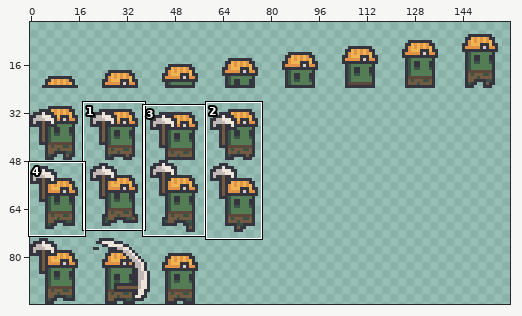
Sprite sheet, stored at assets/entities/undeadMiner.png. The first picture is a wide view before the edit; the outline marks the close-up.
Close-up. The starting point:
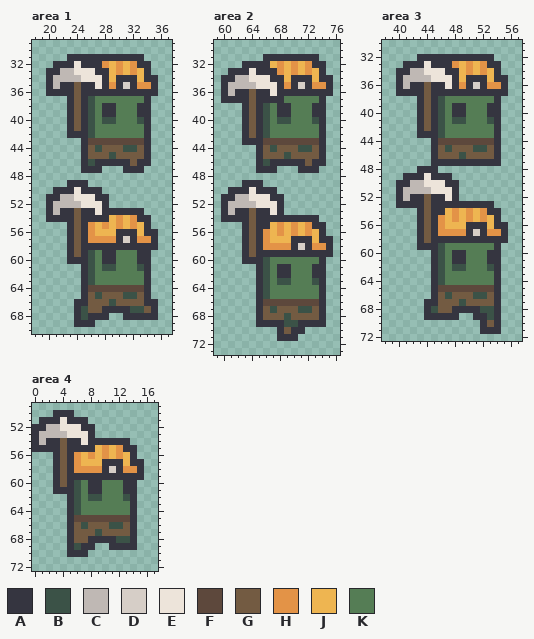
The file is 160x96 pixels. Colours within 5 levels of each other are drawn and written as one. Shown: area 1: x 18..37, y 29..70; area 2: x 59..76, y 29..73; area 3: x 38..57, y 30..72; area 4: x 0..17, y 49..72. The wide view leaves out empty margins. The commit also changed other parts of the picture, which this record leaves out.
Palette (. is transparent): A #353540  B #3b5247  C #bfb8b4  D #d6cec7  E #ede4da  F #5d483c  G #735b42  H #e39347  J #eeb551  K #557d55
Pixels before, area 1, first column x 20:
31 ...AAAAAAAAAAA..
32 .AAAEAAAHJHJHAA.
33 AACCEEEAAJHJHJA.
34 ACCCCEEEAJAAAJAA
35 ACAAGAAEAHADAHHA
36 AAAAGAAAAAAAAAAA
37 ...AGABKKKKKKKA.
38 ...AGABKAAKKKAA.
39 ...AGABKAAKKKAA.
40 ...AGABKBBKKKBA.
41 ...AGABKKKKKKKA.
42 ...AAABKKKKKKKA.
43 .....AFFFFFFFFA.
44 .....AGBGGGBBGA.
45 .....AGGGBGGGGA.
46 .....ABAAAAAGAA.
47 .....AAA...AAA..
48 ................
49 ...AAA..........
50 .AAAEAAA........
51 AACCEEEAA.......
52 ACCCCEEEA.......
53 ACAAGAAEAAAAAA..
54 AAAAGAAAAJHJHAA.
55 ...AGAHJHJHJHJA.
56 ...AGAHJJJAAAJAA
57 ...AGAHHHHADAHHA
58 ...AGAAAAAAAAAAA
59 ...AGABKAAKKKAA.
60 ...AAABKAAKKKAA.
61 .....ABKBBKKKBA.
62 .....ABKKKKKKKA.
63 .....ABKKKKKKKA.
64 .....AFFFFFFFFA.
65 .....AGBGGGBBGA.
66 ....AAGGGBGGGGAA
67 ....ABGGAAAABBGA
68 ....ABAAA..AAAAA
69 ....AAA.........
Pixels before, area 2, first column x 60:
31 ......AAAAAAAA..
32 ...AAAAJHJHJHAA.
33 .AAAEAAAHJHJHJA.
34 AACCEEEAAJAAAJAA
35 ACCCCEEEAHADAHHA
36 ACAAGAAEAAAAAAAA
37 AAAAGAAAAKKKKKA.
38 ...AGABKAAKKKAA.
39 ...AGABKAAKKKAA.
40 ...AGABKBBKKKBA.
41 ...AGABKKKKKKKA.
42 ...AGABKKKKKKKA.
43 ...AAAFFFFFFFFA.
44 .....AGBGGGBBGA.
45 .....AGGGBGGGGA.
46 .....ABAAAAAGAA.
47 .....AAA...AAA..
48 ................
49 ...AAA..........
50 .AAAEAAA........
51 AACCEEEAA.......
52 ACCCCEEEA.......
53 ACAAGAAEA.......
54 AAAAGAAAAAAAAA..
55 ...AGAAJHJHJHAA.
56 ...AGAHJHJHJHJA.
57 ...AGAHJJJAAAJAA
58 ...AGAHHHHADAHHA
59 ...AGAAAAAAAAAAA
60 ...AAABKKKKKKKA.
61 .....ABKAAKKKAA.
62 .....ABKAAKKKAA.
63 .....ABKBBKKKBA.
64 .....ABKKKKKKKA.
65 .....ABKKKKKKKA.
66 .....AFFFFFFFFA.
67 .....AGBGGGBBGA.
68 .....AGGGBGGGGA.
69 .....AAAABBAAAA.
70 ........AGAA....
71 ........AAA.....
Pixels before, area 3, first column x 40:
32 ...AAAAAAAAAAA..
33 .AAAEAAAHJHJHAA.
34 AACCEEEAAJHJHJA.
35 ACCCCEEEAJAAAJAA
36 ACAAGAAEAHADAHHA
37 AAAAGAAAAAAAAAAA
38 ...AGABKKKKKKKA.
39 ...AGABKAAKKKAA.
40 ...AGABKAAKKKAA.
41 ...AGABKBBKKKBA.
42 ...AGABKKKKKKKA.
43 ...AAABKKKKKKKA.
44 .....AFFFFFFFFA.
45 .....AGBGGGBBGA.
46 .....AGGGBGGGGA.
47 .....AAAAAAAAAA.
48 ...AAA..........
49 .AAAEAAA........
50 AACCEEEAA.......
51 ACCCCEEEA.......
52 ACAAGAAEA.......
53 AAAAGAAAAAAAAA..
54 ...AGAAJHJHJHAA.
55 ...AGAHJHJHJHJA.
56 ...AGAHJJJAAAJAA
57 ...AGAHHHHADAHHA
58 ...AGAAAAAAAAAAA
59 ...AAABKKKKKKKA.
60 .....ABKAAKKKAA.
61 .....ABKAAKKKAA.
62 .....ABKBBKKKBA.
63 .....ABKKKKKKKA.
64 .....ABKKKKKKKA.
65 .....AFFFFFFFFA.
66 .....AGBGGGBBGA.
67 ....AAGGGBGGGGA.
68 ....ABGGAAAABBA.
69 ....AAAAA..AABA.
70 ............AGA.
71 ............AAA.
Pixels before, area 4, first column x 0:
50 ...AAA..........
51 .AAAEAAA........
52 AACCEEEAA.......
53 ACCCCEEEA.......
54 ACAAGAAEAAAAAA..
55 AAAAGAAAAJHJHAA.
56 ...AGAHJHJHJHJA.
57 ...AGAHJJJAAAJAA
58 ...AGAHHHHADAHHA
59 ...AGAAAAAAAAAAA
60 ...AGABKAAKKKAA.
61 ...AAABKAAKKKAA.
62 .....ABKBBKKKBA.
63 .....ABKKKKKKKA.
64 .....ABKKKKKKKA.
65 .....AFFFFFFFFA.
66 .....AGBGGGBBGA.
67 .....AGGGBGGGGA.
68 .....AGGAAAABBA.
69 .....ABAA..AAAA.
70 .....AAA........
After the commit:
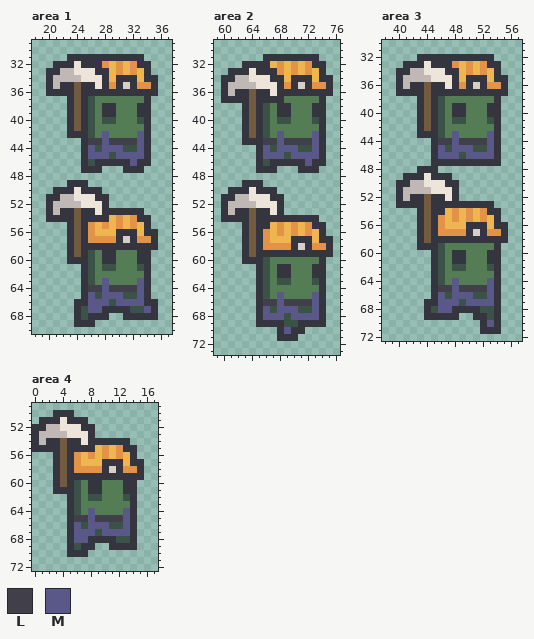
Colours new in this view: L #41404a  M #5a5888
Change:
Area 1:
Colour L replaces colour F in row 43 at x 26 to 27 and 29 to 32; in row 64 at x 26 to 27 and 29 to 32.
Colour M replaces colour F in row 43 at x 28 and 33; in row 64 at x 28 and 33.
Colour M replaces colour G in row 44 at x 26, 28 to 30 and 33; in row 45 at x 26 to 28 and 30 to 33; in row 46 at x 32; in row 65 at x 26, 28 to 30 and 33; in row 66 at x 26 to 28 and 30 to 33; in row 67 at x 26 to 27 and 34.
Colour M replaces colour K in row 42 at x 28 and 33; in row 63 at x 28 and 33.
Area 2:
Colour L replaces colour F in row 43 at x 66 to 67 and 69 to 72; in row 66 at x 66 to 67 and 69 to 72.
Colour M replaces colour F in row 43 at x 68 and 73; in row 66 at x 68 and 73.
Colour M replaces colour G in row 44 at x 66, 68 to 70 and 73; in row 45 at x 66 to 68 and 70 to 73; in row 46 at x 72; in row 67 at x 66, 68 to 70 and 73; in row 68 at x 66 to 68 and 70 to 73; in row 70 at x 69.
Colour M replaces colour K in row 42 at x 68 and 73; in row 65 at x 68 and 73.
Area 3:
Colour L replaces colour F in row 44 at x 46 to 47 and 49 to 52; in row 65 at x 46 to 47 and 49 to 52.
Colour M replaces colour F in row 44 at x 48 and 53; in row 65 at x 48 and 53.
Colour M replaces colour G in row 45 at x 46, 48 to 50 and 53; in row 46 at x 46 to 48 and 50 to 53; in row 66 at x 46, 48 to 50 and 53; in row 67 at x 46 to 48 and 50 to 53; in row 68 at x 46 to 47; in row 70 at x 53.
Colour M replaces colour K in row 43 at x 48 and 53; in row 64 at x 48 and 53.
Area 4:
Colour L replaces colour F in row 65 at x 6 to 7 and 9 to 12.
Colour M replaces colour F in row 65 at x 8 and 13.
Colour M replaces colour G in row 66 at x 6, 8 to 10 and 13; in row 67 at x 6 to 8 and 10 to 13; in row 68 at x 6 to 7.
Colour M replaces colour K in row 64 at x 8 and 13.
Pixel boxes of the changes (left, top, right, bottom) in both close-ups:
changed: (88, 131, 144, 166)
changed: (88, 278, 151, 313)
changed: (263, 131, 319, 166)
changed: (263, 292, 319, 334)
changed: (438, 131, 494, 159)
changed: (438, 278, 494, 327)
changed: (74, 508, 130, 543)
